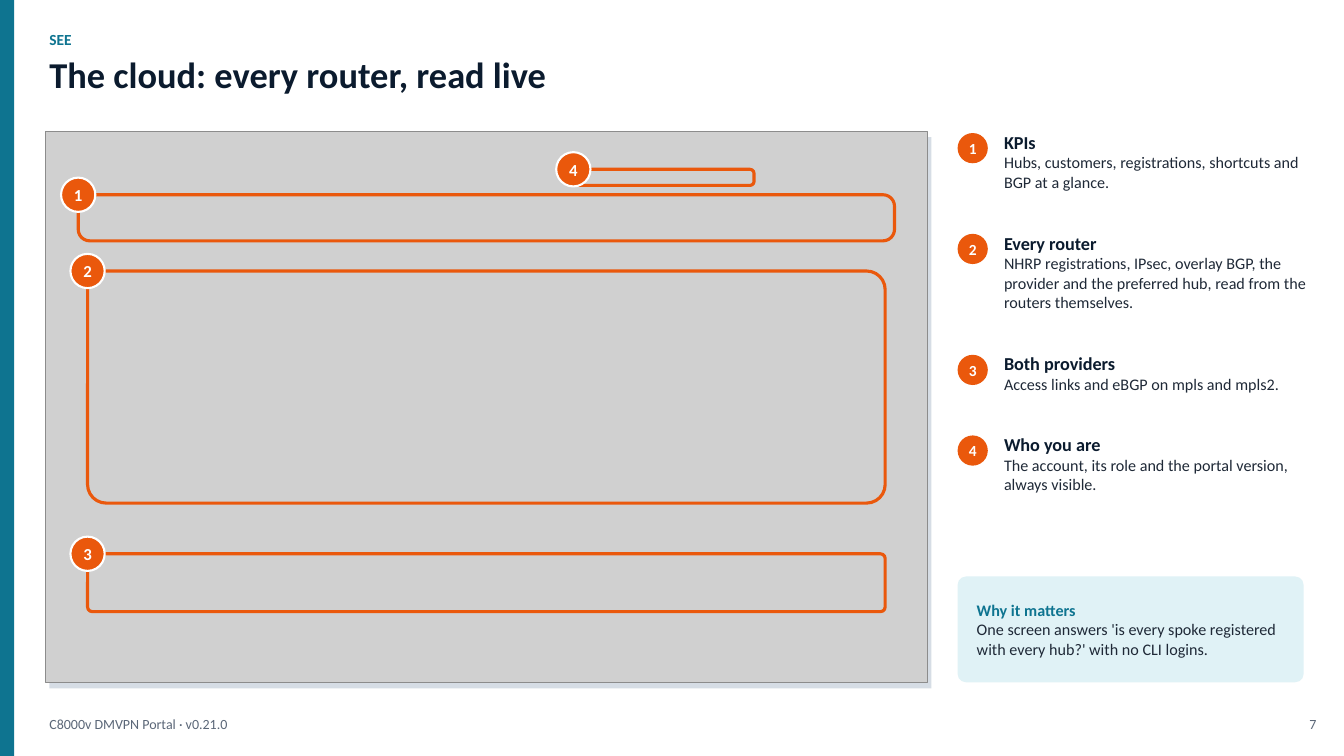
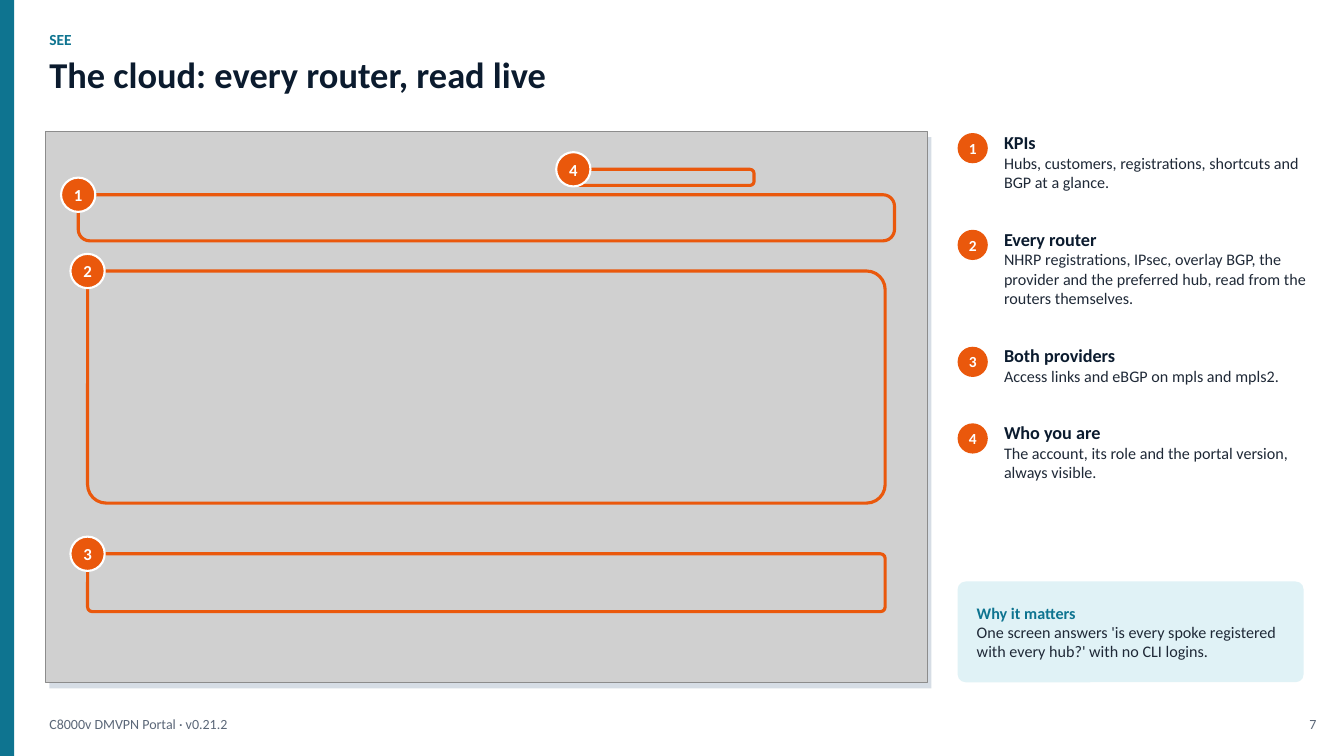
Before and after one commit to dcantor/c8000v-dmvpn-lab, a slide deck: slide 7 of docs/presentation/c8000v-dmvpn-portal.pptx. Drawn at 1344x756 pixels with LibreOffice and Linux fonts; fonts in the diff are those of the drawing; grey boxes stand for pictures. Boxes give left, top, right and bottom in pixels: in the first picture for what was removed or moved away, otherwise in the second. Text is boxed around its words. In the diff, an @@ line names an element or a change of style, - is before the commit and + after.

```diff
--- a/docs/presentation/c8000v-dmvpn-portal.pptx
+++ b/docs/presentation/c8000v-dmvpn-portal.pptx
@@ ellipse "2" moved from (x1=958, y1=234, x2=988, y2=264) to (x1=958, y1=230, x2=988, y2=260) @@
@@ text "Every router" moved from (x1=1004, y1=238, x2=1306, y2=308) to (x1=1004, y1=234, x2=1306, y2=304) @@
@@ ellipse "3" moved from (x1=958, y1=355, x2=988, y2=385) to (x1=958, y1=347, x2=988, y2=377) @@
@@ text "Both providers" moved from (x1=1004, y1=357, x2=1279, y2=393) to (x1=1004, y1=349, x2=1279, y2=385) @@
@@ text "Who you are" moved from (x1=1004, y1=438, x2=1287, y2=493) to (x1=1004, y1=426, x2=1287, y2=481) @@
@@ ellipse "4" moved from (x1=958, y1=436, x2=988, y2=466) to (x1=958, y1=423, x2=988, y2=454) @@
@@ rounded rectangle resized from (x1=958, y1=577, x2=1304, y2=683) to (x1=958, y1=582, x2=1304, y2=683) @@
@@ text at (x1=49, y1=719, x2=228, y2=729): text changed @@
-C8000v DMVPN Portal · v0.21.0
+C8000v DMVPN Portal · v0.21.2
```
Also in this commit, not shown: 22 other slides changed, 16 slides added, 20 other files.
